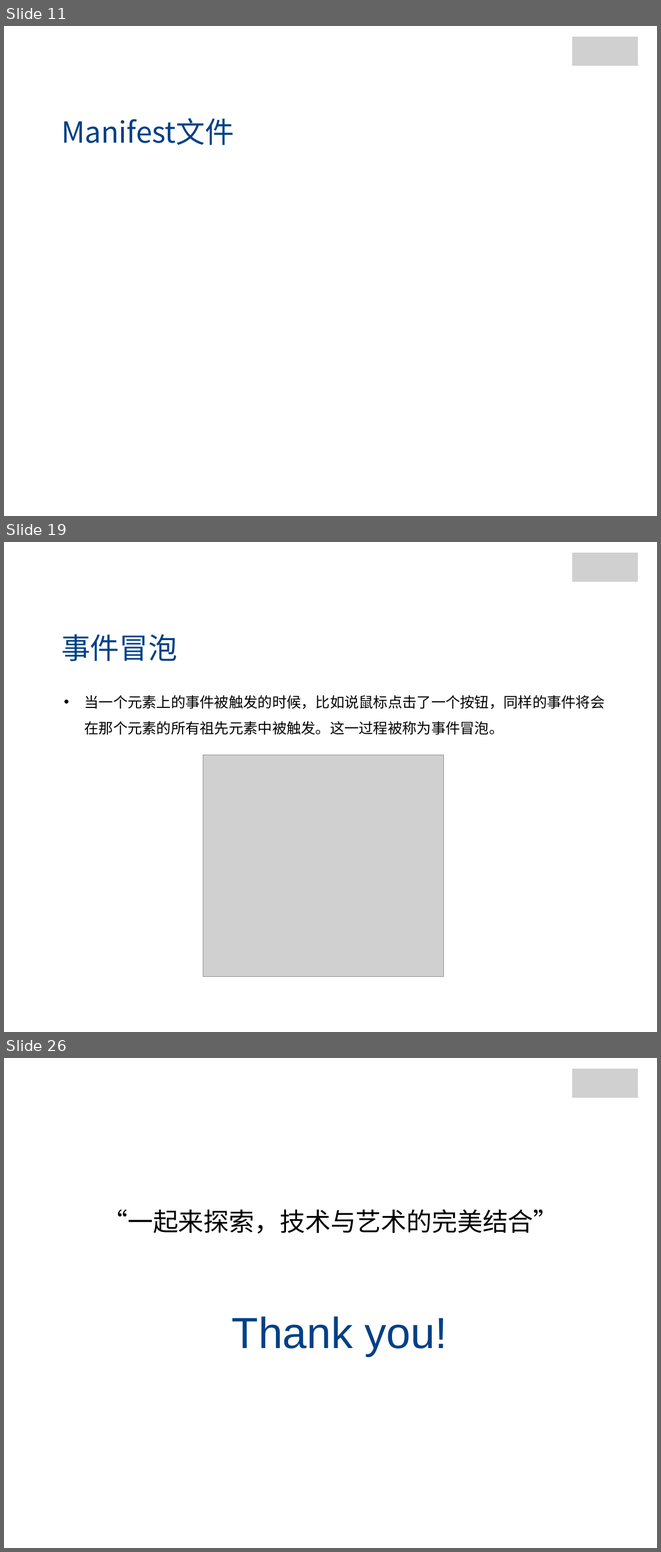
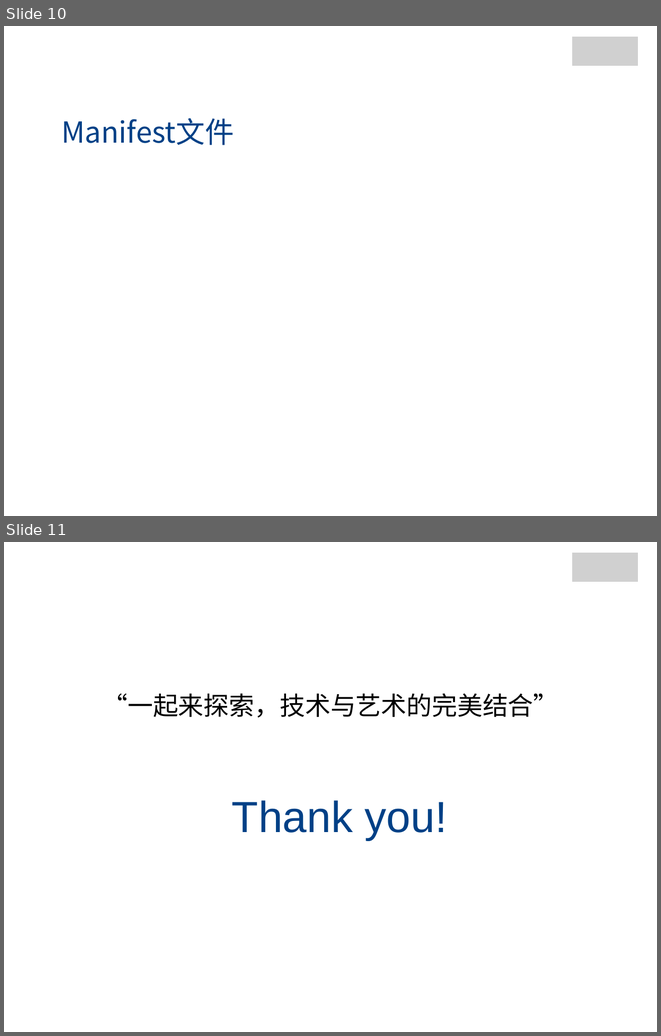
Before and after one commit to jianganglu/share-web-storage, a slide deck: Web存储.pptx. Shown one above the other, each under a label of ours: slides 11, 19 and 26 before the commit, slides 10 and 11 after it; the slides between them are not shown. The pictures are 661x1552 and 661x1036 pixels, drawn with LibreOffice and Linux fonts; fonts in the diff are those of the drawing; grey boxes stand for pictures; background and template pictures are left out. Boxes give left, top, right and bottom in pixels: in the first picture for what was removed or moved away, otherwise in the second. Text is boxed around its words. In the diff, an @@ line names an element or a change of style, - is before the commit and + after.

```diff
--- a/Web存储.pptx
+++ b/Web存储.pptx
@@ slide 19 removed at [4, 542, 657, 1032], background picture (left out) @@
@@ rectangle removed at [15, 545, 120, 584] @@
@@ group removed at [567, 545, 648, 587]: 4 rectangles, 1 picture @@
@@ text removed at [61, 634, 177, 661] @@
-事件冒泡
@@ text removed at [85, 695, 605, 735] @@
-• 当一个元素上的事件被触发的时候，比如说鼠标点击了一个按钮，同样的事件将会在那个元素的所有祖先元素中被触发。这一过程被称为事件冒泡。
@@ picture removed at [203, 755, 444, 977] @@
@@ what was slide 11 is now slide 10 @@
@@ what was slide 26 is now slide 11 @@
```
Also in this commit, not shown: 14 other slides removed, 4 other files.
